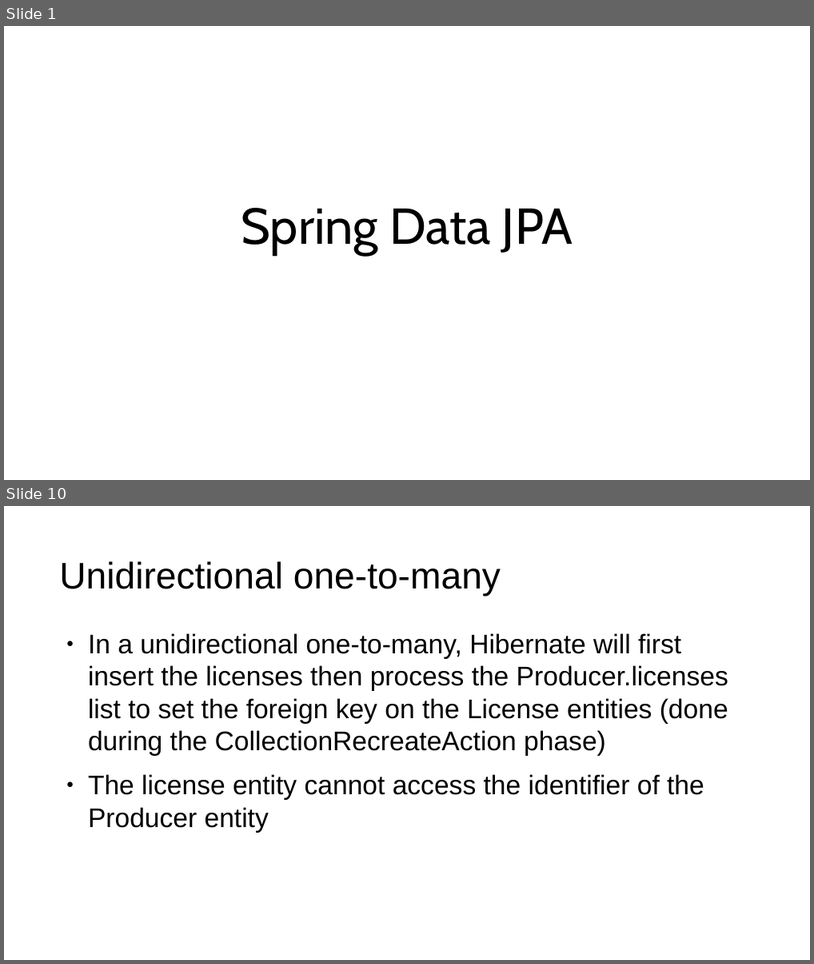
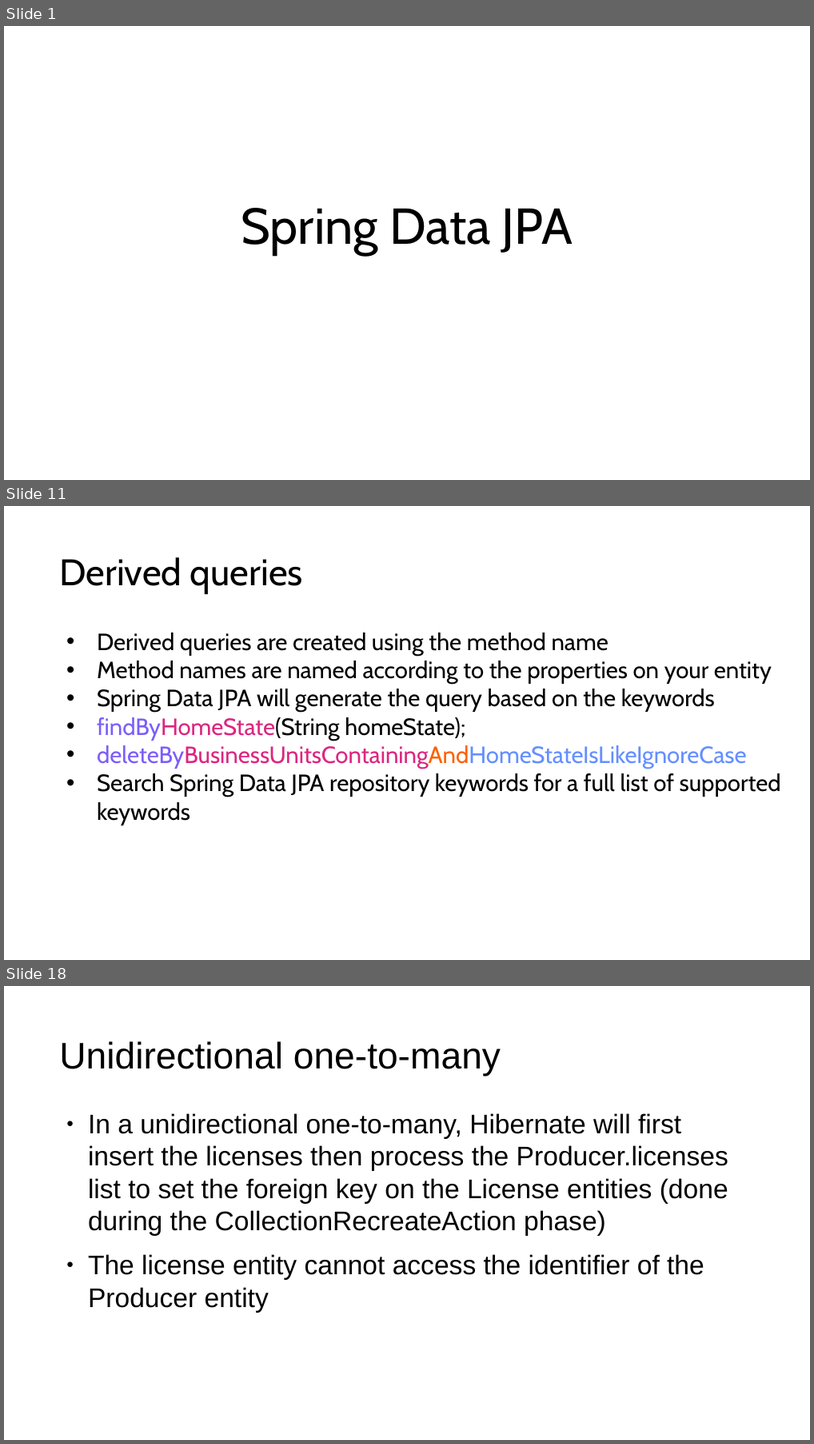
Before and after one commit to jordanschroedervertafore/spring-data-jpa, a slide deck: spring data jpa.pptx. Shown one above the other, each under a label of ours: slides 1 and 10 before the commit, slides 1, 11 and 18 after it; the slides between them are not shown. The pictures are 814x964 and 814x1444 pixels, drawn with LibreOffice and Linux fonts; fonts in the diff are those of the drawing. Boxes give left, top, right and bottom in pixels: in the first picture for what was removed or moved away, otherwise in the second. Text is boxed around its words. In the diff, an @@ line names an element or a change of style, - is before the commit and + after.

```diff
--- a/spring data jpa.pptx
+++ b/spring data jpa.pptx
@@ slide 11 added at (4, 506, 810, 960), background #FFFFFF @@
@@ title added at (59, 557, 303, 594), 44 pt, text #000000 @@
+Derived queries
@@ text added at (97, 632, 782, 825), 28 pt, text #000000 @@
+• Derived queries are created using the method name
+• Method names are named according to the properties on your entity
+• Spring Data JPA will generate the query based on the keywords
+• findByHomeState(String homeState);
+• deleteByBusinessUnitsContainingAndHomeStateIsLikeIgnoreCase
+• Search Spring Data JPA repository keywords for a full list of supported keywords
@@ what was slide 10 is now slide 18 @@
```
Also in this commit, not shown: 13 slides changed, 7 other slides added, 7 slides removed, 23 other files.
